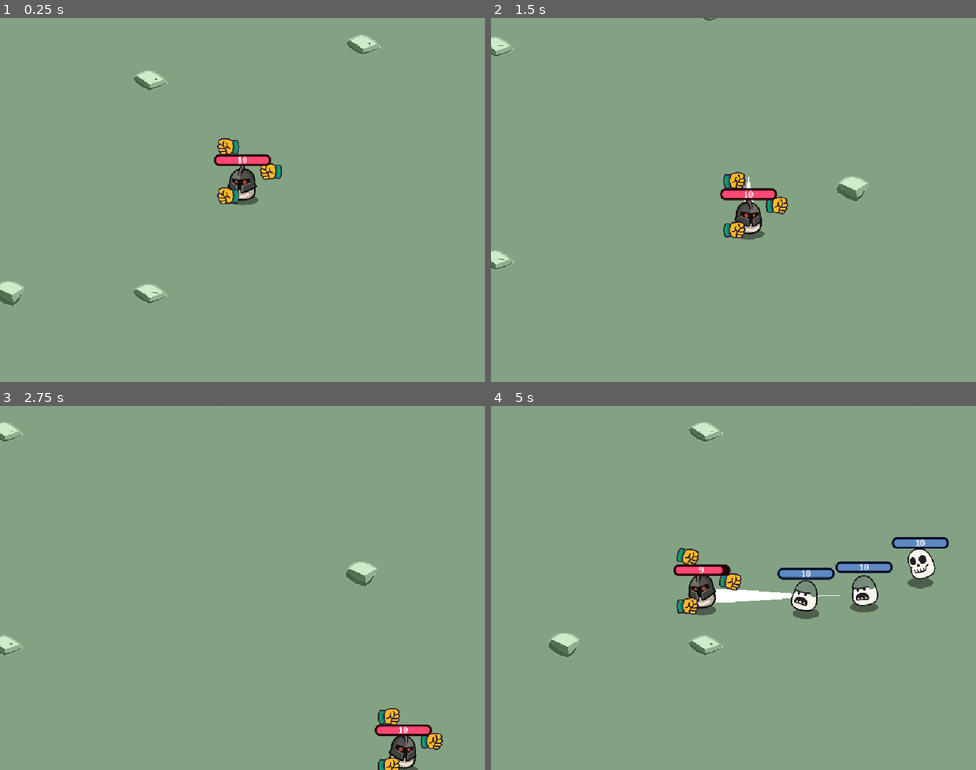
Above: before the commit, frames 1-4 (two rows, left to right).
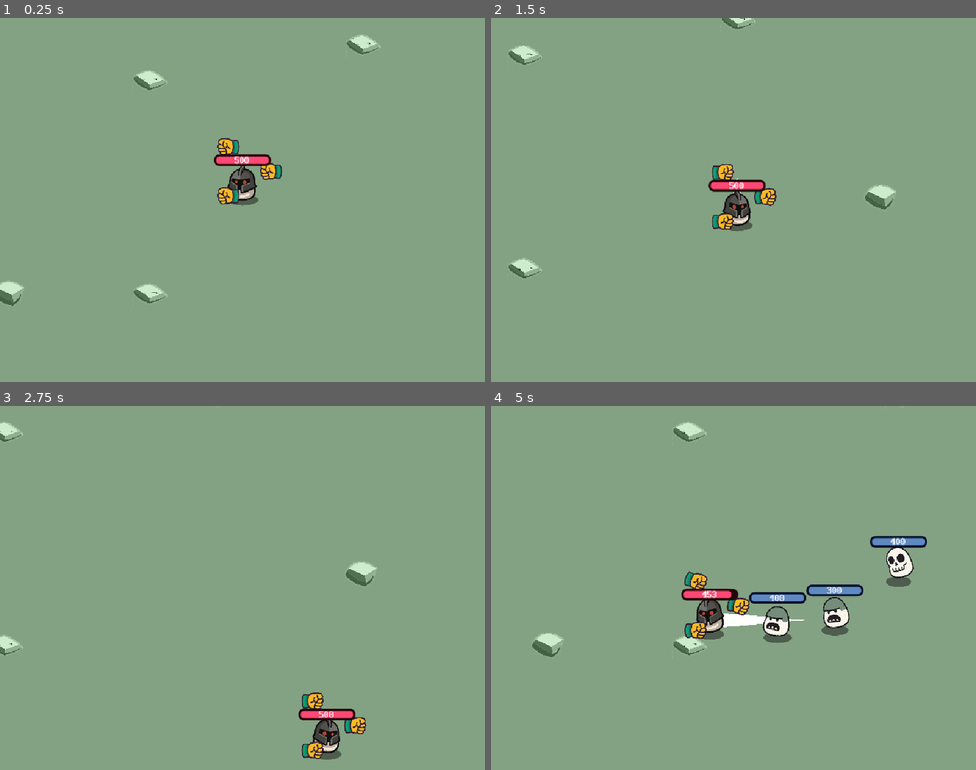
Above: after the commit, the same moments.

Repository: leexiaohui1997/brotato
Game: Godot game, scene res://scenes/game/game.tscn
Two runs of this game, one before a commit and one after it. Both use one fixed random seed, a clock stepped at 60 frames per second and the inputs below. The project has no main scene, so this scene is started directly.
Inputs:
- Up to frame 1 (0.25 s): no input
- Up to frame 2 (1.5 s): hold D (right) 0.53-1.28 s; hold Space (dash) 0.53-1.28 s; hold S (down) from 1.28 s (still down); tap Space (dash) at 1.35 s
- Up to frame 3 (2.75 s): release S (down) at 2.03 s; hold D (right) from 2.03 s (still down); hold Space (dash) from 2.03 s (still down)
- Up to frame 4 (5 s): release D (right) at 2.78 s; release Space (dash) at 2.78 s; hold W (up) 2.78-3.53 s; tap Space (dash) at 2.85, 4.35 s; hold Space (dash) 3.53-4.28 s; hold A (left) from 3.53 s (still down)

The runs differ from the first frame. In frame 1, less than 0.1% of the frame differs, in the area x 48-52%, y 38-41%; in frame 2, 3.2%; in frame 3, 2.6%; in frame 4, 7.8%, in the area x 8-95%, y 4-69%.

Commit message:
feat(combat): 重构属性系统并扩展攻击判定
- 新增 TraitConfig 属性配置，实现基础属性至高级属性换算
- UnitStats 改为派生属性体系，随机分配初始属性点
- 攻击判定新增闪避、暴击、连击、反击机制
- 伤害改为攻防二次方公式，支持暴击与格挡减伤修正
- 连锁攻击延迟回调增加存活与场景树校验

Diff:
--- a/config/game_constants.gd
+++ b/config/game_constants.gd
@@ -1,4 +1,8 @@
 class_name GameConstants
+
+## 初始属性点数
+static var INIT_TRAIT_NUM: int:
+	get: return 10
 
 ## 移动速度
 static var MOVE_SPEED: float:
@@ -18,3 +22,11 @@
 ## 武器数量上限
 static var WEAPON_LIMIT: int:
 	get: return 6
+
+## 暴击伤害倍率
+static var CRITICAL_DAMAGE_MULTI: float:
+	get: return 1.5
+
+## 格挡减伤比例
+static var BLOCK_DAMAGE_REDUCE: float:
+	get: return 0.5
--- /dev/null
+++ b/config/trait_config.gd
@@ -0,0 +1,85 @@
+class_name TraitConfig
+
+## 基础属性
+enum TraitPRI {
+	STR, # 力量
+	CON, # 体质
+	AGI, # 敏捷
+	WIS, # 智慧
+	LUK, # 运气
+}
+
+## 高级属性
+enum TraitSEC {
+	LIF, # 生命
+	ATK, # 攻击
+	DEF, # 防御
+	SPD, # 速度
+	REA, # 反应
+	ACC, # 命中
+	EVA, # 闪避
+	CRT, # 暴击
+	BLK, # 格挡
+	COM, # 连击
+	CTR, # 反击
+}
+
+## 初始高级属性
+static var secInitial: Dictionary[TraitSEC, int] = {
+	TraitSEC.LIF: 100,
+	TraitSEC.ATK: 20,
+	TraitSEC.SPD: 200,
+	TraitSEC.ACC: 100
+}
+
+static var TransMap := {
+	TraitPRI.STR: {
+		TraitSEC.ATK: 10.0,
+		TraitSEC.CRT: 2.0,
+		TraitSEC.BLK: 1.0,
+	},
+	TraitPRI.CON: {
+		TraitSEC.LIF: 100.0,
+		TraitSEC.DEF: 5.0,
+		TraitSEC.BLK: 2.0,
+		TraitSEC.CTR: 1.0
+	},
+	TraitPRI.AGI: {
+		TraitSEC.SPD: 20.0,
+		TraitSEC.REA: 2.0,
+		TraitSEC.EVA: 2.0,
+		TraitSEC.COM: 2.0,
+		TraitSEC.CTR: 1.0
+	},
+	TraitPRI.WIS: {
+		TraitSEC.ATK: 25.0,
+		TraitSEC.DEF: 25.0,
+		TraitSEC.SPD: 5.0,
+		TraitSEC.REA: 1.0,
+		TraitSEC.ACC: 1.0,
+		TraitSEC.CTR: 2.0
+	},
+	TraitPRI.LUK: {
+		TraitSEC.EVA: 2.0,
+		TraitSEC.CRT: 2.0,
+		TraitSEC.BLK: 2.0,
+		TraitSEC.COM: 2.0,
+		TraitSEC.CTR: 2.0
+	}
+}
+
+## 基础属性换算高级属性
+static func pri_to_sec(pri: Dictionary[TraitPRI, int]) -> Dictionary[TraitSEC, int]:
+	var sec: Dictionary[TraitSEC, float] = {}
+	for key in TraitSEC.values():
+		sec.set(key, 0.0 if not secInitial.has(key) else float(secInitial[key]))
+
+	for key_1: TraitPRI in TransMap:
+		var num: int = pri[key_1] if pri.has(key_1) else 0
+		if num <= 0: continue
+		for key_2: TraitSEC in TransMap[key_1]:
+			sec[key_2] += num * float(TransMap[key_1][key_2])
+	var result: Dictionary[TraitSEC, int] = {}
+	for key: TraitSEC in sec:
+		result[key] = roundi(sec[key])
+	return result
--- a/scenes/game/attack_context.gd
+++ b/scenes/game/attack_context.gd
@@ -4,10 +4,21 @@
 var target: UnitCommon
 var source: UnitCommon
 
+## 上一次攻击
+var last_attack: AttackContext
+
 ## 是否防止
 var is_prevent: bool
 ## 是否触发格挡
 var is_blocked: bool
+## 是否触发闪避
+var is_evasion: bool
+## 是否触发暴击
+var is_critical: bool
+## 是否触发连击
+var is_combo: bool
+## 是否触发反击
+var is_counter: bool
 ## 最终伤害
 var damage: int
 
@@ -22,19 +33,25 @@
 static func create(
 	_game: GameNode,
 	_target: UnitCommon,
-	_source: UnitCommon
+	_source: UnitCommon,
+	_last_attack: AttackContext = null
 ) -> AttackContext:
 	var ctx := AttackContext.new()
 	ctx.game = _game
 	ctx.target = _target
 	ctx.source = _source
+	ctx.last_attack = _last_attack
 	ctx.setup()
 	return ctx
 
 var calculates: Array[Callable] = [
 	calculate_prevent,
+	calculate_evasion,
 	calculate_blocked,
+	calculate_critical,
 	calculate_damage,
+	calculate_combo,
+	calculate_counter
 ]
 
 ## 计算防止
@@ -43,13 +60,58 @@
 		is_prevent = true
 	return is_prevent
 
+## 计算闪避
+func calculate_evasion() -> bool:
+	var chance := source.stats.accuracy - target.stats.evasion
+	if not Helper.get_chance(chance):
+		is_evasion = true
+	return is_evasion
+
 ## 计算格挡
-func calculate_blocked() -> bool:
-	return is_blocked
+func calculate_blocked() -> void:
+	var chance := target.stats.block
+	if Helper.get_chance(chance):
+		is_blocked = true
+
+## 计算暴击
+func calculate_critical() -> void:
+	if is_blocked: return
+	var chance := source.stats.critical
+	if Helper.get_chance(chance):
+		is_critical = true
 
 ## 计算最终伤害
 func calculate_damage() -> void:
-	damage = source.attack_power
+	var attack := float(source.stats.attack)
+	var defense := float(target.stats.defense)
+	var denominator := attack + defense
+	## 攻防同时为零时无有效伤害基数，按最小伤害处理
+	if denominator <= 0.0:
+		damage = 1
+		return
+	var base_damage := pow(attack, 2) / denominator
+	if is_critical:
+		base_damage *= GameConstants.CRITICAL_DAMAGE_MULTI
+	elif is_blocked:
+		base_damage *= 1.0 - GameConstants.BLOCK_DAMAGE_REDUCE
+	damage = maxi(roundi(base_damage), 1)
+
+## 计算连击
+func calculate_combo() -> void:
+	if last_attack: return
+	var chance := source.stats.combo
+	if Helper.get_chance(chance):
+		is_combo = true
+
+## 计算反击
+func calculate_counter() -> void:
+	## 仅原始攻击可触发反击，避免连击/反击无限反弹
+	if last_attack: return
+	if is_combo: return
+	if is_critical: return
+	var chance := target.stats.counter
+	if Helper.get_chance(chance):
+		is_counter = true
 
 func setup() -> void:
 	for item in calculates:
--- a/scenes/game/attack_service.gd
+++ b/scenes/game/attack_service.gd
@@ -7,15 +7,66 @@
 func attack(target: UnitCommon, source: Node2D) -> void:
 	if not source is UnitCommon: return
 	var ctx := AttackContext.create(game, target, source)
+	execute_ctx(ctx)
+
+## 延迟连锁攻击前校验相关节点是否仍然有效且存活
+func _can_chain(target: UnitCommon, source: UnitCommon) -> bool:
+	return (
+		is_instance_valid(self)
+		and is_instance_valid(game)
+		and is_instance_valid(target)
+		and is_instance_valid(source)
+		and not target.is_died
+		and not source.is_died
+	)
+
+## 执行攻击逻辑
+func execute_ctx(ctx: AttackContext) -> void:
+	var target := ctx.target
+	var source := ctx.source
 	## 防止攻击
 	if ctx.is_prevent: return
-
+	## 触发闪避
+	if ctx.is_evasion:
+		game.create_floating_text(target, "闪避", ColorUtils.ColorType.EPIC)
+		return
 	## 触发格挡
 	if ctx.is_blocked:
 		game.create_floating_text(target, "格挡", ColorUtils.ColorType.BLOCKED)
-		return
-
 	## 最终伤害
 	if ctx.damage <= 0: return
+	var color := (
+		ColorUtils.ColorType.CRITICAL
+		if ctx.is_critical
+		else ColorUtils.ColorType.DAMAGE
+	)
 	target.lose_health(ctx.damage)
-	game.create_floating_text(target, "-%d" % [ctx.damage], ColorUtils.ColorType.DAMAGE)
+	game.create_floating_text(target, "-%d" % [ctx.damage], color)
+	## 连击
+	if ctx.is_combo:
+		get_tree().create_timer(0.1).timeout.connect(func():
+			if not is_inside_tree(): return
+			if not _can_chain(target, source): return
+			game.create_floating_text(source, "连击", ColorUtils.ColorType.EPIC)
+			var combo_ctx := AttackContext.create(
+				ctx.game,
+				target,
+				source,
+				ctx
+			)
+			execute_ctx(combo_ctx)
+		)
+	## 反击
+	if ctx.is_counter:
+		get_tree().create_timer(0.1).timeout.connect(func():
+			if not is_inside_tree(): return
+			if not _can_chain(target, source): return
+			game.create_floating_text(target, "反击", ColorUtils.ColorType.EPIC)
+			var counter_ctx := AttackContext.create(
+				ctx.game,
+				source,
+				target,
+				ctx
+			)
+			execute_ctx(counter_ctx)
+		)
--- a/scenes/game/game.gd
+++ b/scenes/game/game.gd
@@ -37,6 +37,7 @@
 	player.name = "Player"
 	player.config = UnitConfig.new()
 	player.config.type = player_unit as UnitConfig.UnitType
+	player.stats = UnitStats.create()
 	player.position = born_pos
 	entities.add_child(player)
 	player.add_behavior(UnitWeaponBehavior.new())
@@ -69,6 +70,7 @@
 	enemy_uid += 1
 	enemy.config = UnitConfig.new()
 	enemy.config.type = UnitConfig.EnemyUnit.values().pick_random()
+	enemy.stats = UnitStats.create()
 	enemy.position = get_born_pos(false)
 	entities.add_child(enemy)
 	enemy.add_behavior(EnemyBehavior.new())
--- a/scenes/units/common/unit_common.gd
+++ b/scenes/units/common/unit_common.gd
@@ -26,16 +26,13 @@
 var is_dashing: bool:
 	get: return false if not dash_timer else !dash_timer.is_stopped()
 
+## 移动速度
 var speed: float:
 	get:
 		var s := stats.speed
 		if is_dashing:
-			s *= stats.dash_speed_multi
+			s *= GameConstants.DASH_SPEED_MULTI
 		return s
-
-## 攻击力
-var attack_power: int:
-	get: return 1
 
 ## 当前生命
 var health: int = 10:
@@ -111,8 +108,10 @@
 
 func _ready() -> void:
 	create_unit()
-	dash_timer.wait_time = stats.dash_duration
-	dash_cooldown_timer.wait_time = stats.dash_cooldown
+	dash_timer.wait_time = GameConstants.DASH_DURATION
+	dash_cooldown_timer.wait_time = GameConstants.DASH_COOLDOWN
+	max_health = stats.health
+	health = max_health
 
 func _physics_process(delta: float) -> void:
 	if is_died: return
--- a/scenes/units/common/unit_stats.gd
+++ b/scenes/units/common/unit_stats.gd
@@ -1,9 +1,74 @@
 extends Resource
 class_name UnitStats
 
-@export var speed := GameConstants.MOVE_SPEED
+## 高级属性缓存，pri 变更后需调用 refresh 重算
+var _sec: Dictionary[TraitConfig.TraitSEC, int]
 
-# ===== 冲刺相关 =====
-@export var dash_duration := GameConstants.DASH_DURATION
-@export var dash_cooldown := GameConstants.DASH_COOLDOWN
-@export var dash_speed_multi := GameConstants.DASH_SPEED_MULTI
+## 基础属性
+var pri: Dictionary[TraitConfig.TraitPRI, int]:
+	set(value):
+		pri = value
+		_sec.clear()
+## 高级属性
+var sec: Dictionary[TraitConfig.TraitSEC, int]:
+	get:
+		if _sec.is_empty():
+			_sec = TraitConfig.pri_to_sec(pri)
+		return _sec
+
+## 生命
+var health: int:
+	get: return sec.get(TraitConfig.TraitSEC.LIF, 0)
+## 攻击
+var attack: int:
+	get: return sec.get(TraitConfig.TraitSEC.ATK, 0)
+## 防御
+var defense: int:
+	get: return sec.get(TraitConfig.TraitSEC.DEF, 0)
+## 速度
+var speed: float:
+	get: return sec.get(TraitConfig.TraitSEC.SPD, 0)
+## 反应
+var reaction: float:
+	get: return sec.get(TraitConfig.TraitSEC.REA, 0) / 100.0
+## 命中
+var accuracy: float:
+	get: return sec.get(TraitConfig.TraitSEC.ACC, 0) / 100.0
+## 闪避
+var evasion: float:
+	get: return sec.get(TraitConfig.TraitSEC.EVA, 0) / 100.0
+## 暴击
+var critical: float:
+	get: return sec.get(TraitConfig.TraitSEC.CRT, 0) / 100.0
+## 格挡
+var block: float:
+	get: return sec.get(TraitConfig.TraitSEC.BLK, 0) / 100.0
+## 连击
+var combo: float:
+	get: return sec.get(TraitConfig.TraitSEC.COM, 0) / 100.0
+## 反击:
+var counter: float:
+	get: return sec.get(TraitConfig.TraitSEC.CTR, 0) / 100.0
+
+func _init() -> void:
+	pri = {}
+	for key in TraitConfig.TraitPRI.values():
+		pri[key] = 0
+
+## 重算高级属性缓存
+func refresh() -> void:
+	_sec = TraitConfig.pri_to_sec(pri)
+
+static func create() -> UnitStats:
+	var stats := UnitStats.new()
+	## 随机分配基础属性
+	var total := GameConstants.INIT_TRAIT_NUM
+	while total > 0:
+		for key in TraitConfig.TraitPRI.values():
+			var right := mini(total, ceili(GameConstants.INIT_TRAIT_NUM / 5.0))
+			var num := randi_range(1, right)
+			stats.pri[key] += num
+			total -= num
+			if total <= 0: break
+	stats.refresh()
+	return stats
--- a/scripts/helper.gd
+++ b/scripts/helper.gd
@@ -5,3 +5,6 @@
 		if fn.call(item):
 			return true
 	return false
+
+static func get_chance(chance: float) -> bool:
+	return randf() < chance
Not shown, added: config/trait_config.gd.uid
